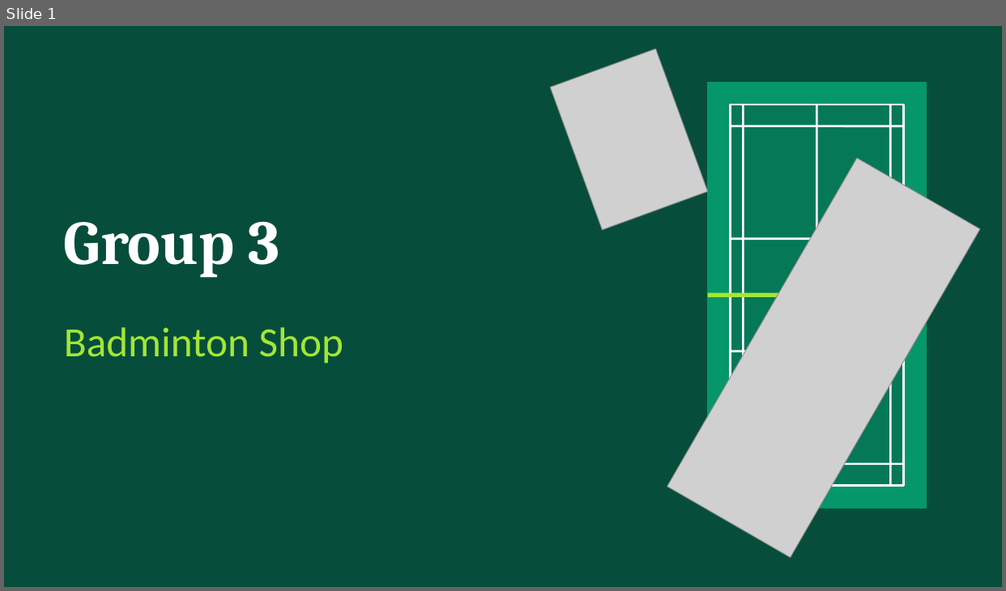
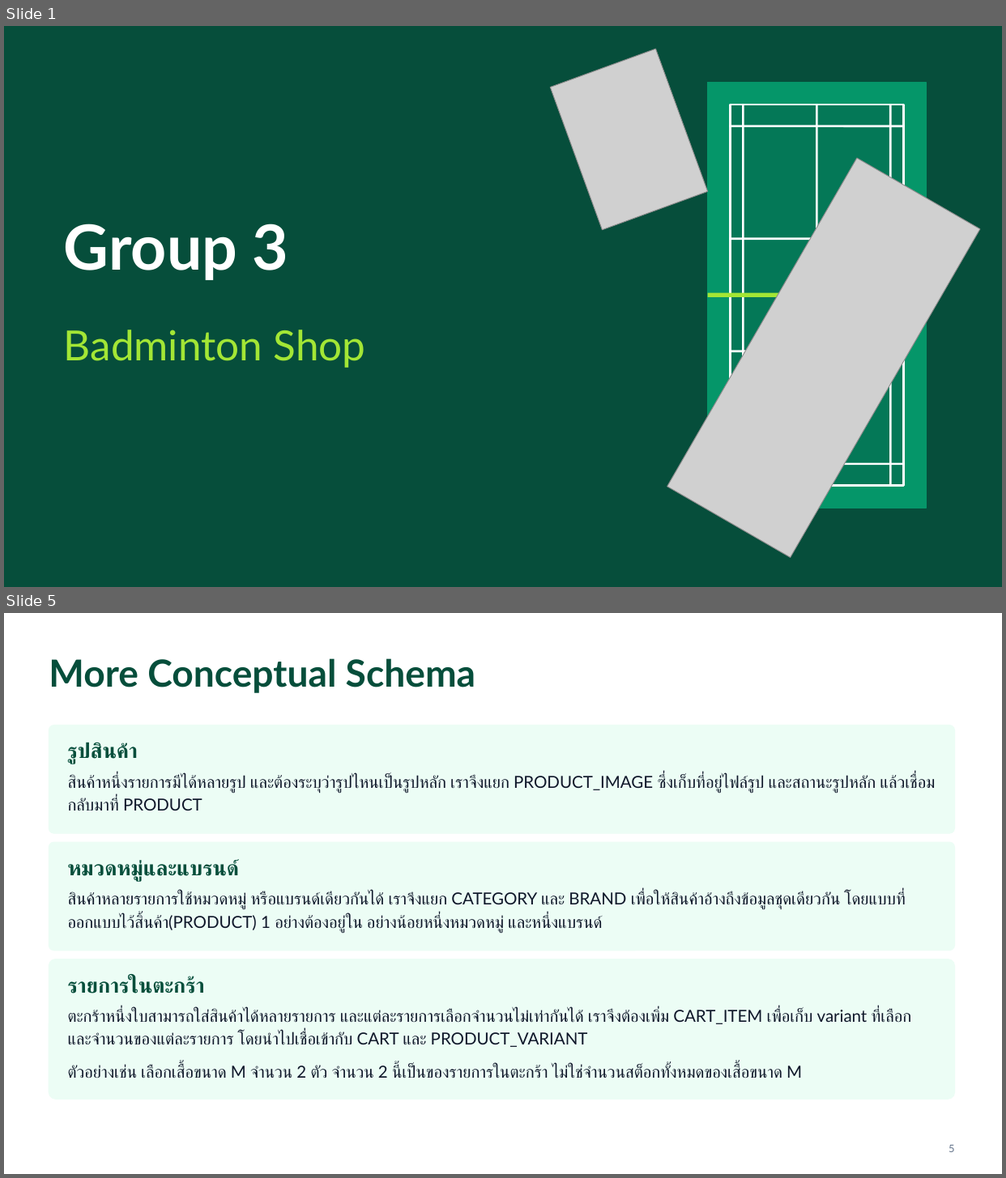
Before and after one commit to sriv95/261342-Database-Project, a slide deck: docs/smash-badminton-shop.pptx. Shown one above the other, each under a label of ours: slide 1 before the commit, slides 1 and 5 after it; the slides between them are not shown. The pictures are 1006x591 and 1006x1178 pixels, drawn with LibreOffice and Linux fonts; fonts in the diff are those of the drawing; grey boxes stand for pictures. Boxes give left, top, right and bottom in pixels: in the first picture for what was removed or moved away, otherwise in the second. Text is boxed around its words. In the diff, an @@ line names an element or a change of style, - is before the commit and + after.

Commit message:
Update presentation file for smash badminton shop

```diff
--- a/docs/smash-badminton-shop.pptx
+++ b/docs/smash-badminton-shop.pptx
@@ slide 5 added at <box>4,613,1002,1174</box>, background #FFFFFF @@
@@ text added at <box>49,658,475,693</box>, 36 pt, text #064E3B, bold @@
+More Conceptual Schema
@@ rounded rectangle added at <box>49,726,955,833</box>, fill #ECFDF5, outline #ECFDF5 1 pt @@
@@ text added at <box>68,743,138,764</box>, 20 pt, text #064E3B, bold @@
+รูปสินค้า
@@ text added at <box>68,775,935,811</box>, 16 pt, text #0F172A @@
+สินค้าหนึ่งรายการมีได้หลายรูป และต้องระบุว่ารูปไหนเป็นรูปหลัก เราจึงแยก PRODUCT_IMAGE ซึ่งเก็บที่อยู่ไฟล์รูป และสถานะรูปหลัก แล้วเชื่อมกลับมาที่ PRODUCT
@@ rounded rectangle added at <box>49,842,955,950</box>, fill #ECFDF5, outline #ECFDF5 1 pt @@
@@ text added at <box>68,859,240,881</box>, 20 pt, text #064E3B, bold @@
+หมวดหมู่และแบรนด์
@@ text added at <box>68,892,905,933</box>, 16 pt, text #0F172A @@
+สินค้าหลายรายการใช้หมวดหมู่ หรือแบรนด์เดียวกันได้ เราจึงแยก CATEGORY และ BRAND เพื่อให้สินค้าอ้างถึงข้อมูลชุดเดียวกัน โดยแบบที่ออกแบบไว้สิ้นค้า(PRODUCT) 1 อย่างต้องอยู่ใน อย่างน้อยหนึ่งหมวดหมู่ และหนึ่งแบรนด์
@@ rounded rectangle added at <box>49,960,955,1100</box>, fill #ECFDF5, outline #ECFDF5 1 pt @@
@@ text added at <box>68,977,205,994</box>, 20 pt, text #064E3B, bold @@
+รายการในตะกร้า
@@ text added at <box>68,1009,912,1047</box>, 16 pt, text #0F172A @@
+ตะกร้าหนึ่งใบสามารถใส่สินค้าได้หลายรายการ และแต่ละรายการเลือกจำนวนไม่เท่ากันได้ เราจึงต้องเพิ่ม CART_ITEM เพื่อเก็บ variant ที่เลือก และจำนวนของแต่ละรายการ โดยนำไปเชื่อเข้ากับ CART และ PRODUCT_VARIANT
@@ text added at <box>68,1065,802,1079</box>, 16 pt, text #0F172A @@
+ตัวอย่างเช่น เลือกเสื้อขนาด M จำนวน 2 ตัว จำนวน 2 นี้เป็นของรายการในตะกร้า ไม่ใช่จำนวนสต็อกทั้งหมดของเสื้อขนาด M
@@ page number added at <box>948,1145,954,1152</box>, 10 pt, text #64748B @@
+5
@@ slide 1 changed as well @@
@@ text "Group 3" at <box>64,224,289,280</box>: font Cambria to Lato; line spacing 1 to 1.15 @@
@@ text "Badminton Shop" at <box>64,330,366,368</box>: font Calibri to Lato; line spacing 1 to 1.15 @@
```
Also in this commit, not shown: 11 other slides changed, 18 other slides added, 6 slides removed.
